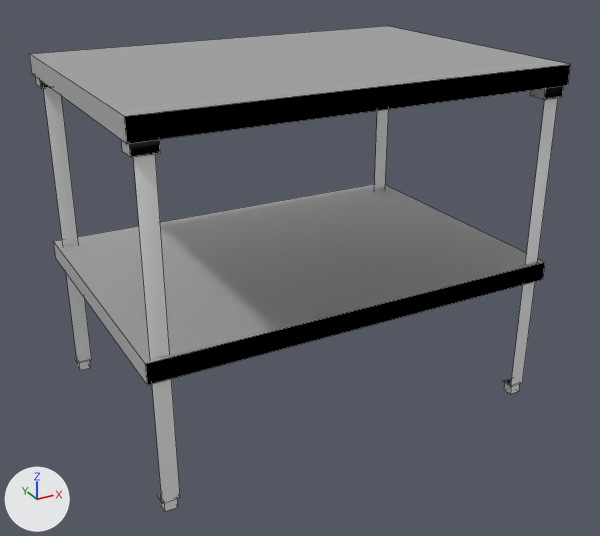
What one commit did to the OBJ model Shackle/Assets/Resources/OpticsLab/Bloody Table/mdl_bloodyTable.obj.
Before and after are seen from a 50 mm camera at (-1.045, -2.76, 1.357) aimed at (0.0, -0.86, 0.407). The axes (+X, +Y, +Z) are drawn at lower left. The lights are the same throughout. Mesh edges are drawn as thin lines. Where no turn or scale is listed for an object, it has been applied to the vertices. Vertices at the same position are counted once.

The first picture shows 'table__Plane'.
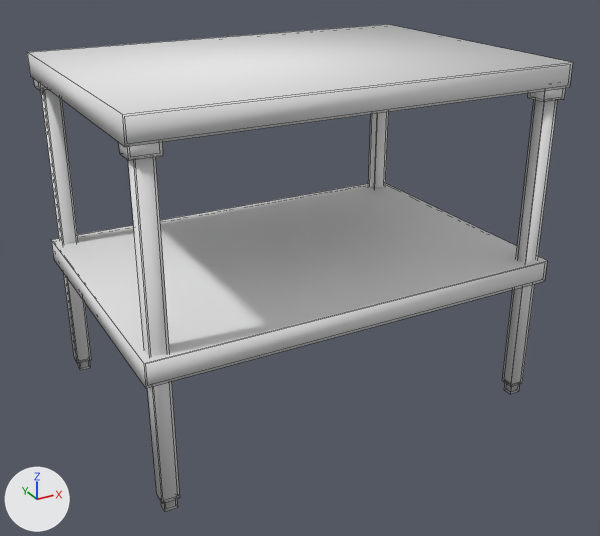
Commit message: Replaced wooden table in Optics with bloody lab tables

Patch to the scene script:
```diff
--- a/Shackle/Assets/Resources/OpticsLab/Bloody Table/mdl_bloodyTable.obj.py
+++ b/Shackle/Assets/Resources/OpticsLab/Bloody Table/mdl_bloodyTable.obj.py
@@ me_table__plane @@
 # used by ob_table__plane; location = (0.0, 0.0, 0.0)
-me_table__plane.from_pydata(...)  # 128 vertices, 84 faces; spans x -0.581..0.581, y -1.221..-0.404, z 0.018..0.983
+me_table__plane.from_pydata(...)  # 272 vertices, 264 faces; spans x -0.585..0.585, y -1.224..-0.4, z 0.018..0.988
+# me_table__plane part 1: a new loose piece, a box spanning x -0.585..0.585, y -1.224..-0.4, z 0.382..0.445, in mat_material_001_aluminum_background_11_png (its picture is missing)
+# me_table__plane part 2: a new loose piece, a box spanning x -0.585..0.585, y -1.224..-0.4, z 0.925..0.988, in mat_material_001_aluminum_background_11_png (its picture is missing)
+# me_table__plane part 3
+# 84 vertices are added at x -0.579..0.579, y -1.218..-0.406, z 0.022..0.97
+# 12 new vertices lie (0.037, 0.0, 0.0) away from vertices in x -0.561..0.524, y -1.205..-0.419, z 0.053..0.894
+# 8 new vertices lie (0.045, 0.0, 0.0) away from vertices in x -0.565..0.52, y -1.208..-0.417, z 0.962
+# 8 new vertices lie (0.034, 0.0, 0.0) away from vertices in x -0.56..0.525, y -1.204..-0.421, z 0.97
+# 8 new vertices lie (0.0, 0.024, 0.0) away from vertices in x -0.557..0.557, y -1.201..-0.448, z 0.056
+# 8 new vertices lie (0.0, 0.021, 0.0) away from vertices in x -0.555..0.554, y -1.2..-0.446, z 0.022
+# 168 new faces join them
 me_table__plane.materials.append(mat_material_001_aluminum_background_11_png)
```

Location of each change, (x1, y1, x2, y2) in pixels of the pictures (600 x 536 px):
'table__Plane', reshaped
    before: (29, 26, 570, 511)
    after: (27, 24, 573, 511)
part 1 of me_table__plane, added
    after: (51, 183, 547, 388)
part 2 of me_table__plane, added
    after: (27, 24, 573, 147)
part 3 of me_table__plane, added
    after: (34, 79, 566, 503)
